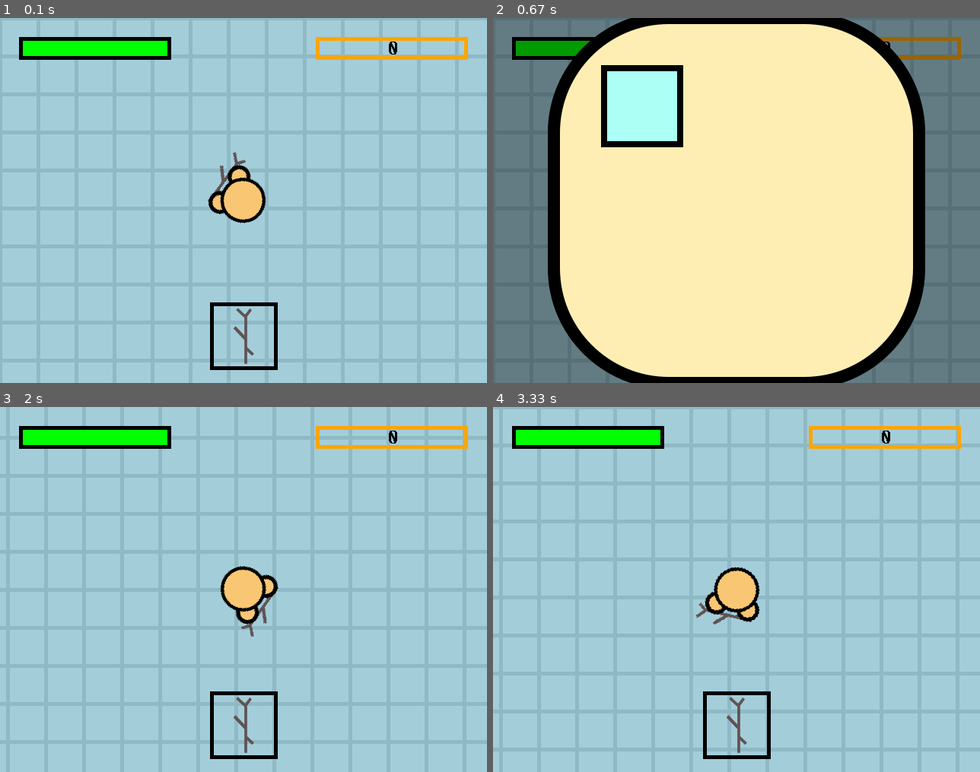
Above: before the commit, frames 1-4 (two rows, left to right).
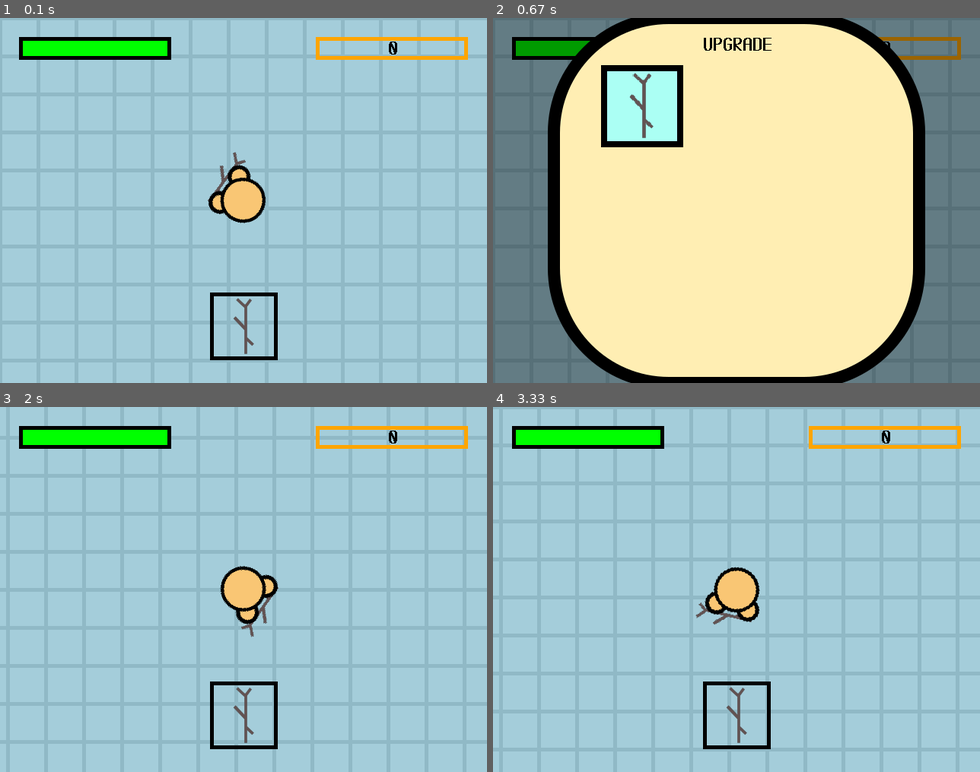
Above: after the commit, the same moments.

Repository: jt31415/game_design
Game: pygame game, started from main.py
The game is run twice, just before and just after one commit, with the same random seed, the same clock (stepped at 60 frames per second) and the same inputs.
Inputs (mouse positions are in pixels of both pictures, inside the frame that each line leads up to):
- Up to frame 1 (0.1 s): no input
- Up to frame 2 (0.67 s): tap E at 0.33 s
- Up to frame 3 (2 s): tap E at 0.67 s; hold D 1-1.47 s; move the mouse to (292, 669) at 1.03 s; hold W 1.5-1.8 s; move the mouse to (92, 673) at 1.53 s; hold D from 1.83 s (still down); move the mouse to (423, 717) at 1.87 s
- Up to frame 4 (3.33 s): release D at 2.3 s; hold A 2.33-2.87 s; move the mouse to (609, 454) at 2.37 s; hold S 2.9-3.2 s; move the mouse to (619, 516) at 2.93 s; hold A from 3.23 s (still down); move the mouse to (712, 684) at 3.27 s

The runs differ from the first frame. In frame 1, 0.8% of the frame differs, in the area x 43-58%, y 75-97%; in frame 2, 0.4%; in frame 3, 0.8%; in frame 4, 0.8%.

Commit message:
Added upgrade GUI.

Diff:
--- a/creatures.py
+++ b/creatures.py
@@ -93,7 +93,7 @@
         self.level = 0
         self.points = 0
 
-        self.image = pygame.image.load("./mobs/human.svg").convert_alpha()
+        self.image = pygame.image.load("./mobs/human.png").convert_alpha()
         self.scaled = pygame.transform.smoothscale(self.image, (DRAW_SIZE, DRAW_SIZE))
         self.final_img = self.scaled
 
--- a/main.py
+++ b/main.py
@@ -9,6 +9,15 @@
 import spawn
 import creatures
 
+def draw_grid():
+    # draw grid (makes it look like grass tiles)
+    offset_x=int(player.pos.x%TILE_SIZE+0.5)
+    offset_y=int(player.pos.y%TILE_SIZE+0.5)
+    for x in range(-offset_x, width, TILE_SIZE):
+        pygame.draw.line(w, GRID_COLOR, (x,0), (x,height+TILE_SIZE), 5)
+    for y in range(-offset_y, height, TILE_SIZE):
+        pygame.draw.line(w, GRID_COLOR, (0,y), (width+TILE_SIZE,y), 5)
+
 def draw_creatures():
     for creature in game_creatures:
         creature.draw(w)
@@ -16,6 +25,26 @@
 def draw_humans():
     for human in game_humans:
         human.draw(w)
+
+def draw_weapon(center, resize=None, outline=True):
+    if resize:
+        draw_weapon = pygame.transform.scale(player.weapon.scaled, (resize, resize))
+        draw_weapon = pt.crop_to_bounding(draw_weapon)
+    else:
+        draw_weapon = pt.crop_to_bounding(player.weapon.scaled)
+
+    # draw the weapon
+    weapon_rect = draw_weapon.get_rect()
+    weapon_rect.center = center
+
+    w.blit(draw_weapon, weapon_rect.topleft)
+
+    # manipulate rect before rendering for padding and square
+    if outline:
+        side = max(weapon_rect.size) + 15
+        weapon_rect.update((0, 0), (side, side))
+        weapon_rect.center = center
+        pygame.draw.rect(w, (0,0,0), weapon_rect, 5)
 
 health_bars = [pygame.image.load(img) for img in ['./hud/health_high.svg', './hud/health_medium.svg', './hud/health_low.svg']]
 for i in range(len(health_bars)):
@@ -45,32 +74,14 @@
     pygame.draw.rect(w, (255, 165, 0), xp_outline_rect, width=5)
     pt.centertext(FONT, str(player.level), (0,0,0), w, xp_outline_rect) # draw the xp level
 
-    # draw the weapon
-    weapon_rect = player.weapon.scaled.get_bounding_rect()
-    center = (w.get_width()/2, w.get_height()-(weapon_rect.height/2)-25)
-    weapon_rect.center = center
-    cropped = pt.crop_to_bounding(player.weapon.scaled)
-
-    w.blit(cropped, weapon_rect.topleft)
-
-    # manipulate rect before rendering for padding and square
-    side = max(weapon_rect.size) + 15
-    weapon_rect.update((0, 0), (side, side))
-    weapon_rect.center = center
-    pygame.draw.rect(w, (0,0,0), weapon_rect, 5)
+    draw_weapon((w.get_width()/2, w.get_height()-75))
 
 def draw_screen():
     game_state = common.game_state
     if game_state == 'play':
         w.fill(ARENA_COLOR)
 
-        # draw grid (makes it look like grass tiles)
-        offset_x=int(player.pos.x%TILE_SIZE+0.5)
-        offset_y=int(player.pos.y%TILE_SIZE+0.5)
-        for x in range(-offset_x, width, TILE_SIZE):
-            pygame.draw.line(w, GRID_COLOR, (x,0), (x,height+TILE_SIZE), 5)
-        for y in range(-offset_y, height, TILE_SIZE):
-            pygame.draw.line(w, GRID_COLOR, (0,y), (width+TILE_SIZE,y), 5)
+        draw_grid()
 
         # draw arena bounds
         #rect = pygame.Rect(*get_rel(V(-ARENA_SIZE, -ARENA_SIZE)).aslist,d_ARENA_SIZE,d_ARENA_SIZE).clip(w_rect).inflate(DRAW_SIZE, DRAW_SIZE)
@@ -85,6 +96,9 @@
         w.blit(saved_screen, (0,0))
         w.blit(darkened_surf, (0,0))
         w.blit(UPGRADE_GUI, (0,0))
+
+        pt.centertext(FONT, 'UPGRADE', (0,0,0), w, (0,10,width,50))
+        draw_weapon((195, 115), 140, outline=False)
 
     elif game_state == 'game over':
         w.fill((255,255,255))
--- a/pygametools.py
+++ b/pygametools.py
@@ -98,7 +98,7 @@
         print(self.get(V(x,y)),'\t',end='')
       print()
   def fill(self,item):
-    self.m=[[item for i in range(self.size[1])] for i in range(size[0])]
+    self.m=[[item for i in range(self.size[1])] for i in range(self.size[0])]
   def dist(self,i1,i2):
     fi1=self.multifind(i1)
     fi2=self.multifind(i2)
